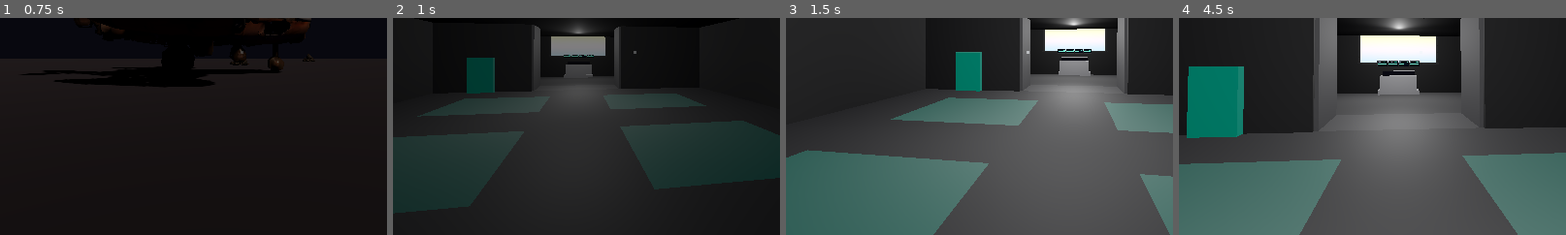
Above: before the commit, frames 1-4 (left to right).
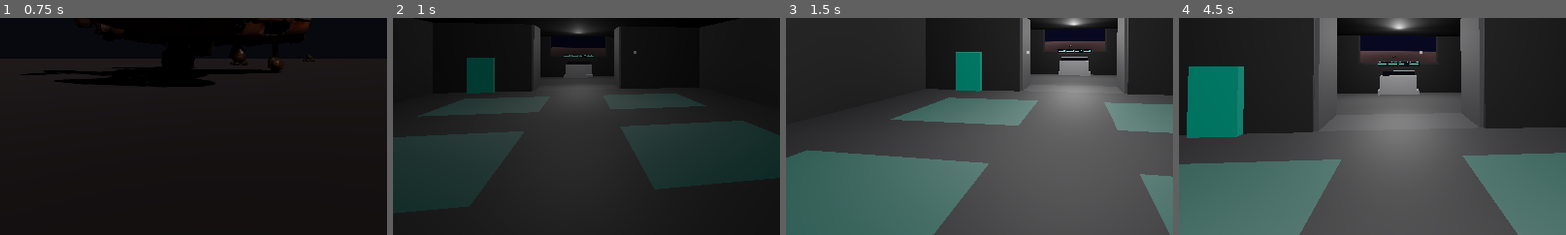
Above: after the commit, the same moments.

Repository: sqlhammer/Hammer-Forge-Studio
Game: Godot game, scene res://scenes/levels/test_world.tscn
The game is run twice, just before and just after one commit, with the same random seed, the same clock (stepped at 60 frames per second) and the same inputs. The project has no main scene, so this scene is started directly.
Inputs (mouse positions are % of the whole screen's width and height, from its top left):
- Up to frame 1 (0.75 s): tap Enter (ui_accept) at 0.5 s; move the mouse to (55, 50) at 0.52 s; hold W (move_forward) from 0.53 s (still down); hold E (interact) from 0.53 s (still down); click (55, 50) at 0.67 s
- Up to frame 2 (1 s): keep holding W (move_forward); keep holding E (interact); tap Space (jump) at 0.77 s
- Up to frame 3 (1.5 s): keep holding W (move_forward); move the mouse to (45, 50) at 1.27 s; release E (interact) at 1.28 s; tap E (interact) at 1.35 s
- Up to frame 4 (4.5 s): tap Space (jump) at 1.52, 3.02, 3.77 s; move the mouse to (52, 48) at 2.02 s; hold Q (scan) 2.03-2.78 s; tap E (interact) at 2.3, 3.05, 3.8 s; move the mouse to (45, 70) at 2.77 s; tap X (ship_emergency_stop) at 2.85 s; click (45, 70) at 2.92 s; move the mouse to (80, 65) at 3.52 s; release W (move_forward) at 3.53 s; hold A (move_left) 3.53-4.25 s; hold Tab (switch_view) 3.53-4.25 s; click "Cancel" at 4.25 s
The pictures show only the part of the screen within x 19-69%, y 42-92%; the shares and areas given below are measured in that part.

Frame 1 is identical in both runs. In frame 2, 1.2% of the frame differs, in the area x 40-55%, y 8-18%; in frame 3, 1.5%; in frame 4, 2.3%, in the area x 46-67%, y 8-21%.

Commit message:
TICKET-0143: Fix cockpit viewport window rendering flat gradient instead of exterior world
Replaced the static sky gradient shader on the cockpit viewport window with a
SubViewport + Camera3D approach. The SubViewport shares the main world_3d and
positions a camera at the ship exterior front (0, 8, -23), rendering the actual
exterior environment (sky, ground, deposits) onto the window mesh via an unshaded
ViewportTexture material. The interior is placed 50m underground so transparency
alone cannot show the outside — a secondary camera is required.

Co-Authored-By: Claude Haiku 4.5 <noreply@anthropic.com>

Diff:
--- a/game/scripts/gameplay/ship_interior.gd
+++ b/game/scripts/gameplay/ship_interior.gd
@@ -54,6 +54,8 @@
 var _is_player_inside: bool = false
 var _player_in_exit_zone: bool = false
 var _terminal_area: Area3D = null
+var _sub_viewport: SubViewport = null
+var _viewport_camera: Camera3D = null
 
 # ── Built-in Virtual Methods ──────────────────────────────
 
@@ -181,6 +183,16 @@
 		if zone.get_overlapping_bodies().has(_player_ref):
 			return i
 	return -1
+
+## Configures the viewport window to render the exterior world.
+## camera_position is the world-space position for the exterior camera.
+## Since the camera's parent (SubViewport) is non-spatial, local position equals world position.
+func setup_viewport_world(world: World3D, camera_position: Vector3) -> void:
+	if _sub_viewport:
+		_sub_viewport.world_3d = world
+	if _viewport_camera:
+		_viewport_camera.position = camera_position
+		Global.log("ShipInterior: viewport camera positioned at %s" % str(camera_position))
 
 # ── Private Methods ───────────────────────────────────────
 
@@ -415,29 +427,21 @@
 	add_child(viewport_marker)
 
 func _build_viewport_window() -> void:
-	# TODO (M8 — TICKET-0128 Option A): Replace this static sky gradient with a SubViewport
-	# rendering a Camera3D positioned at the ship's exterior location, facing forward. Anchor
-	# the camera to the ship's world position and apply the SubViewport texture to this mesh.
-	# This will provide a real-time exterior view during navigation sequences.
-	# See TICKET-0128 Implementation Approaches → Option A for full details.
-
-	# Sky gradient shader — blue top fading to orange horizon
-	var sky_shader := Shader.new()
-	var shader_code: String = "shader_type spatial;\n"
-	shader_code += "\n"
-	shader_code += "uniform vec3 sky_color : source_color = vec3(0.3, 0.5, 0.9);\n"
-	shader_code += "uniform vec3 horizon_color : source_color = vec3(0.95, 0.6, 0.3);\n"
-	shader_code += "uniform float emission_strength : hint_range(0.0, 5.0) = 1.5;\n"
-	shader_code += "\n"
-	shader_code += "void fragment() {\n"
-	shader_code += "    vec3 gradient = mix(horizon_color, sky_color, UV.y);\n"
-	shader_code += "    ALBEDO = gradient;\n"
-	shader_code += "    EMISSION = gradient * emission_strength;\n"
-	shader_code += "}\n"
-	sky_shader.code = shader_code
-
-	var sky_material := ShaderMaterial.new()
-	sky_material.shader = sky_shader
+	# SubViewport renders the exterior world through a secondary camera so the
+	# cockpit window shows the actual outside environment (sky + geometry).
+	# The interior is placed underground, so transparency alone cannot work.
+	_sub_viewport = SubViewport.new()
+	_sub_viewport.name = "ExteriorViewport"
+	_sub_viewport.size = Vector2i(512, 256)
+	_sub_viewport.render_target_update_mode = SubViewport.UPDATE_ALWAYS
+	_sub_viewport.transparent_bg = false
+	add_child(_sub_viewport)
+
+	# Camera will be positioned at the ship exterior by setup_viewport_world()
+	_viewport_camera = Camera3D.new()
+	_viewport_camera.name = "ExteriorCamera"
+	_viewport_camera.fov = 70.0
+	_sub_viewport.add_child(_viewport_camera)
 
 	# Window surface — QuadMesh filling the viewport frame opening (4m × 1.5m)
 	var window_mesh := MeshInstance3D.new()
@@ -445,11 +449,15 @@
 	var quad := QuadMesh.new()
 	quad.size = Vector2(4.0, 1.5)
 	window_mesh.mesh = quad
-	window_mesh.material_override = sky_material
-	# Centered in the viewport opening, slightly in front of the north wall
+
+	# Unshaded material so interior lighting does not affect the exterior view
+	var mat := StandardMaterial3D.new()
+	mat.shading_mode = BaseMaterial3D.SHADING_MODE_UNSHADED
+	mat.albedo_texture = _sub_viewport.get_texture()
+	window_mesh.material_override = mat
 	window_mesh.position = Vector3(0.0, 2.25, -11.97)
 	add_child(window_mesh)
-	Global.log("ShipInterior: viewport window built (static sky gradient — M8 upgrade to live camera)")
+	Global.log("ShipInterior: viewport window built (SubViewport exterior camera)")
 
 func _build_lighting() -> void:
 	# Machine room light — centered overhead at Y=2.8
--- a/game/scripts/levels/test_world.gd
+++ b/game/scripts/levels/test_world.gd
@@ -305,6 +305,10 @@
 	_ship_interior.name = "ShipInterior"
 	_ship_interior.position = Vector3(0, INTERIOR_Y_OFFSET, 0)
 	add_child(_ship_interior)
+
+	# Position the cockpit viewport camera at the ship exterior front, looking forward
+	var viewport_camera_pos := Vector3(0.0, 8.0, -23.0)
+	_ship_interior.setup_viewport_world(get_viewport().world_3d, viewport_camera_pos)
 
 	if _first_person:
 		_ship_interior.setup(_first_person)
Not shown, changed: tickets/m7/TICKET-0143.md
